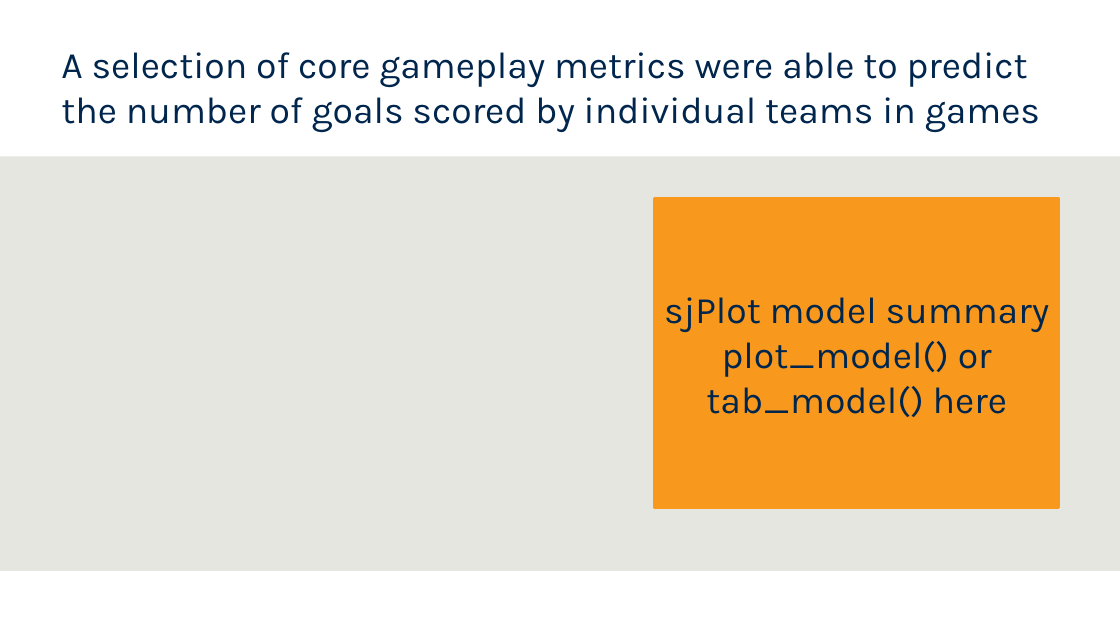
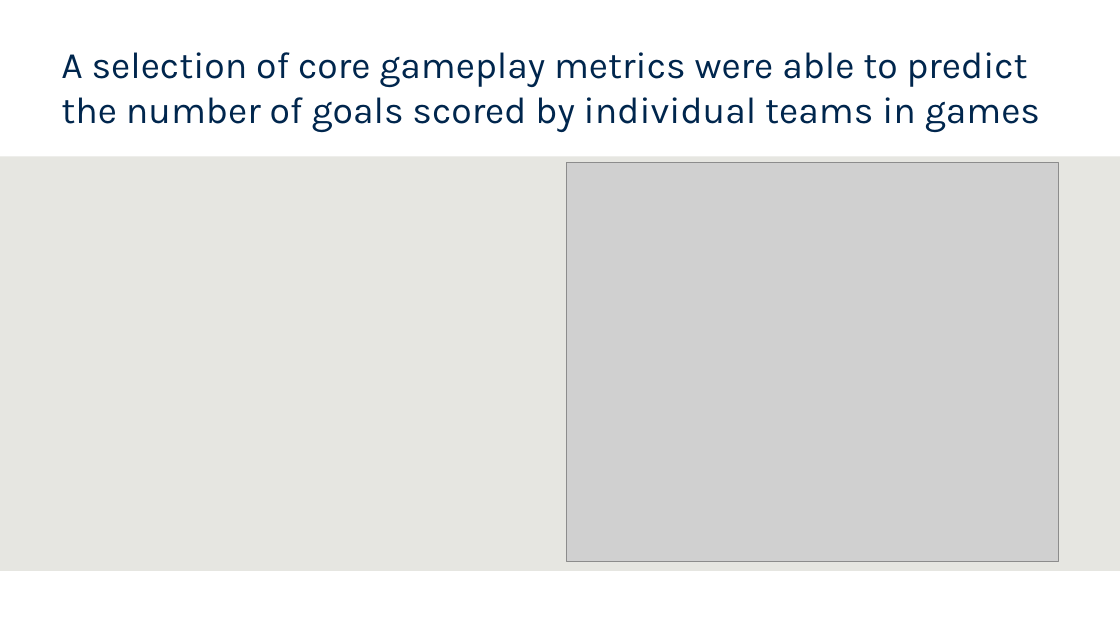
Before and after one commit to hendersontrent/phd-coursework, a slide deck: slide 8 of olet5608/OLET5608 Presentation.pptx. Drawn at 1120x630 pixels with LibreOffice and Linux fonts; fonts in the diff are those of the drawing; grey boxes stand for pictures; background and template pictures are left out. Boxes give left, top, right and bottom in pixels: in the first picture for what was removed or moved away, otherwise in the second. Text is boxed around its words. In the diff, an @@ line names an element or a change of style, - is before the commit and + after.

```diff
--- a/olet5608/OLET5608 Presentation.pptx
+++ b/olet5608/OLET5608 Presentation.pptx
@@ picture added at (x1=566, y1=163, x2=1059, y2=562) @@
@@ rectangle removed at (x1=655, y1=199, x2=1059, y2=507) @@
-sjPlot model summary plot_model() or tab_model() here
```
Also in this commit, not shown: 1 other slide changed, 3 other files.
